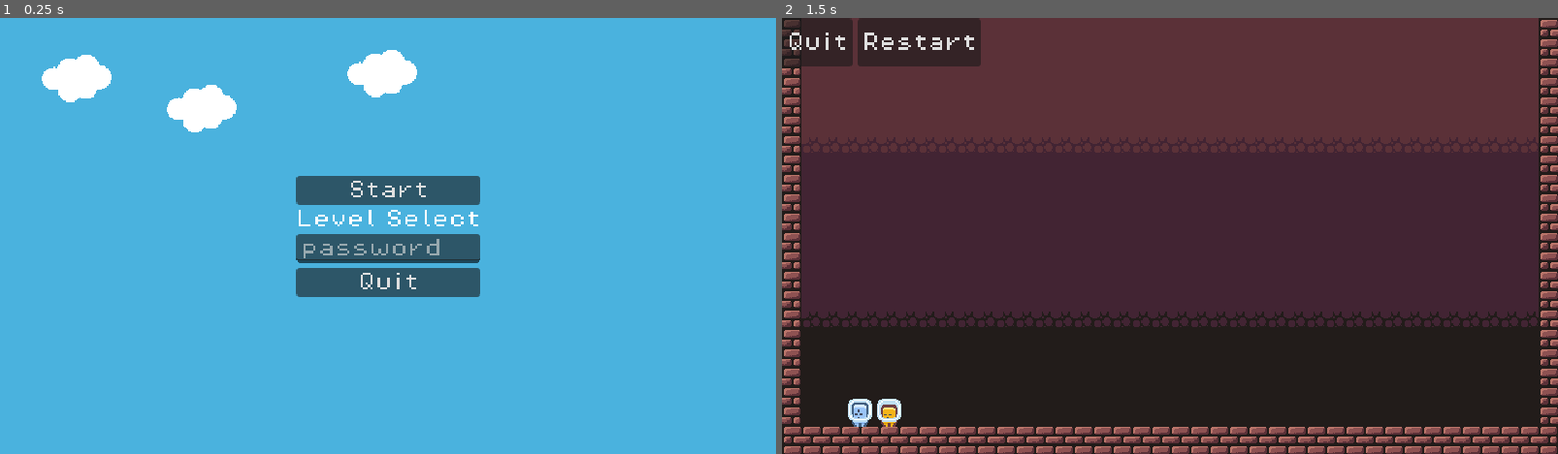
Above: before the commit, frames 1-2 (left to right).
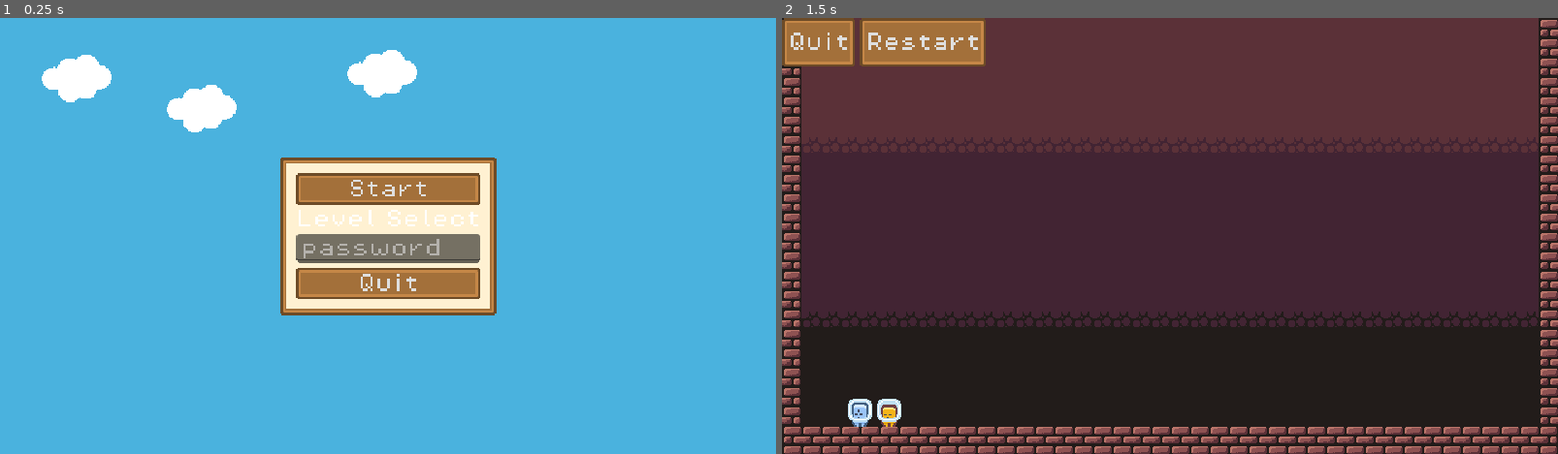
Above: after the commit, the same moments.

Repository: silviaalex/sun-and-moon
Game: Godot game, scene res://scences/game.tscn
Same seed, same stepped clock (60 frames per second), same inputs: the game is played once before the commit and once after it.
Inputs:
- Up to frame 1 (0.25 s): no input
- Up to frame 2 (1.5 s): click "Start" at 0.5 s; click "Restart" at 1.25 s

The runs differ from the first frame. In frame 1, 9.8% of the frame differs, in the area x 36-64%, y 32-69%; in frame 2, 2.8%.

Commit message:
Change unnecessary visibility of hud in game, start working on ui improvement

Diff:
--- a/scences/game.tscn
+++ b/scences/game.tscn
@@ -10,5 +10,6 @@
 [node name="Menu" parent="." instance=ExtResource("2_cfxbr")]
 
 [node name="HUD" parent="." instance=ExtResource("3_b174u")]
+visible = false
 
 [node name="Levels" type="Node2D" parent="."]
--- a/ui/menu/menu.gd
+++ b/ui/menu/menu.gd
@@ -1,8 +1,8 @@
 extends CanvasLayer
 
-@onready var start_button: Button = $Container/StartButton
-@onready var level_select_input: LineEdit = $Container/LevelSelectInput
-@onready var quit_button: Button = $Container/QuitButton
+@onready var start_button: Button = %StartButton
+@onready var level_select_input: LineEdit = %LevelSelectInput
+@onready var quit_button: Button = %QuitButton
 
 func _ready() -> void:
 	quit_button.pressed.connect(_on_quit_button_pressed)
--- a/ui/menu/menu.tscn
+++ b/ui/menu/menu.tscn
@@ -15,30 +15,40 @@
 grow_vertical = 2
 texture = ExtResource("2_udkah")
 
-[node name="Container" type="VBoxContainer" parent="."]
+[node name="Panel" type="PanelContainer" parent="."]
 anchors_preset = 8
 anchor_left = 0.5
 anchor_top = 0.5
 anchor_right = 0.5
 anchor_bottom = 0.5
-offset_left = -34.0
-offset_top = -33.0
-offset_right = 34.0
-offset_bottom = 33.0
+offset_left = -76.0
+offset_right = 76.0
 grow_horizontal = 2
 grow_vertical = 2
 theme = ExtResource("3_4c782")
 
-[node name="StartButton" type="Button" parent="Container"]
+[node name="MarginContainer" type="MarginContainer" parent="Panel"]
+layout_mode = 2
+theme_override_constants/margin_left = 8
+theme_override_constants/margin_top = 8
+theme_override_constants/margin_right = 8
+theme_override_constants/margin_bottom = 8
+
+[node name="Container" type="VBoxContainer" parent="Panel/MarginContainer"]
+layout_mode = 2
+
+[node name="StartButton" type="Button" parent="Panel/MarginContainer/Container"]
+unique_name_in_owner = true
 layout_mode = 2
 text = "Start"
 
-[node name="LevelSelectLabel" type="Label" parent="Container"]
+[node name="LevelSelectLabel" type="Label" parent="Panel/MarginContainer/Container"]
 layout_mode = 2
 text = "Level Select"
 horizontal_alignment = 1
 
-[node name="LevelSelectInput" type="LineEdit" parent="Container"]
+[node name="LevelSelectInput" type="LineEdit" parent="Panel/MarginContainer/Container"]
+unique_name_in_owner = true
 layout_mode = 2
 theme_override_colors/caret_color = Color(0, 0, 0, 0)
 placeholder_text = "password"
@@ -50,6 +60,7 @@
 middle_mouse_paste_enabled = false
 selecting_enabled = false
 
-[node name="QuitButton" type="Button" parent="Container"]
+[node name="QuitButton" type="Button" parent="Panel/MarginContainer/Container"]
+unique_name_in_owner = true
 layout_mode = 2
 text = "Quit"
--- a/ui/theme/theme.tres
+++ b/ui/theme/theme.tres
@@ -1,6 +1,37 @@
-[gd_resource type="Theme" load_steps=2 format=3 uid="uid://biaurqe4nyg8j"]
+[gd_resource type="Theme" load_steps=7 format=3 uid="uid://biaurqe4nyg8j"]
 
+[ext_resource type="Texture2D" uid="uid://buhf5o6vwwc80" path="res://ui/theme/ui_tilemap_large.png" id="1_cni3f"]
 [ext_resource type="FontFile" uid="uid://docgja7btbduy" path="res://ui/theme/PixelOperator8.ttf" id="1_rqugq"]
+
+[sub_resource type="StyleBoxEmpty" id="StyleBoxEmpty_t6c4b"]
+
+[sub_resource type="StyleBoxTexture" id="StyleBoxTexture_bipdn"]
+texture = ExtResource("1_cni3f")
+texture_margin_left = 5.0
+texture_margin_top = 5.0
+texture_margin_right = 5.0
+texture_margin_bottom = 5.0
+region_rect = Rect2(32, 64, 32, 32)
+
+[sub_resource type="StyleBoxTexture" id="StyleBoxTexture_cni3f"]
+texture = ExtResource("1_cni3f")
+texture_margin_left = 5.0
+texture_margin_top = 5.0
+texture_margin_right = 5.0
+texture_margin_bottom = 5.0
+region_rect = Rect2(32, 0, 32, 32)
+
+[sub_resource type="StyleBoxTexture" id="StyleBoxTexture_q67kw"]
+texture = ExtResource("1_cni3f")
+texture_margin_left = 5.0
+texture_margin_top = 5.0
+texture_margin_right = 5.0
+texture_margin_bottom = 5.0
+region_rect = Rect2(0, 0, 32, 32)
 
 [resource]
 default_font = ExtResource("1_rqugq")
+Button/styles/focus = SubResource("StyleBoxEmpty_t6c4b")
+Button/styles/hover = SubResource("StyleBoxTexture_bipdn")
+Button/styles/normal = SubResource("StyleBoxTexture_cni3f")
+PanelContainer/styles/panel = SubResource("StyleBoxTexture_q67kw")
Binary file added: ui/theme/ui_tilemap_large.png
Not shown, added: ui/theme/ui_tilemap_large.png.import
